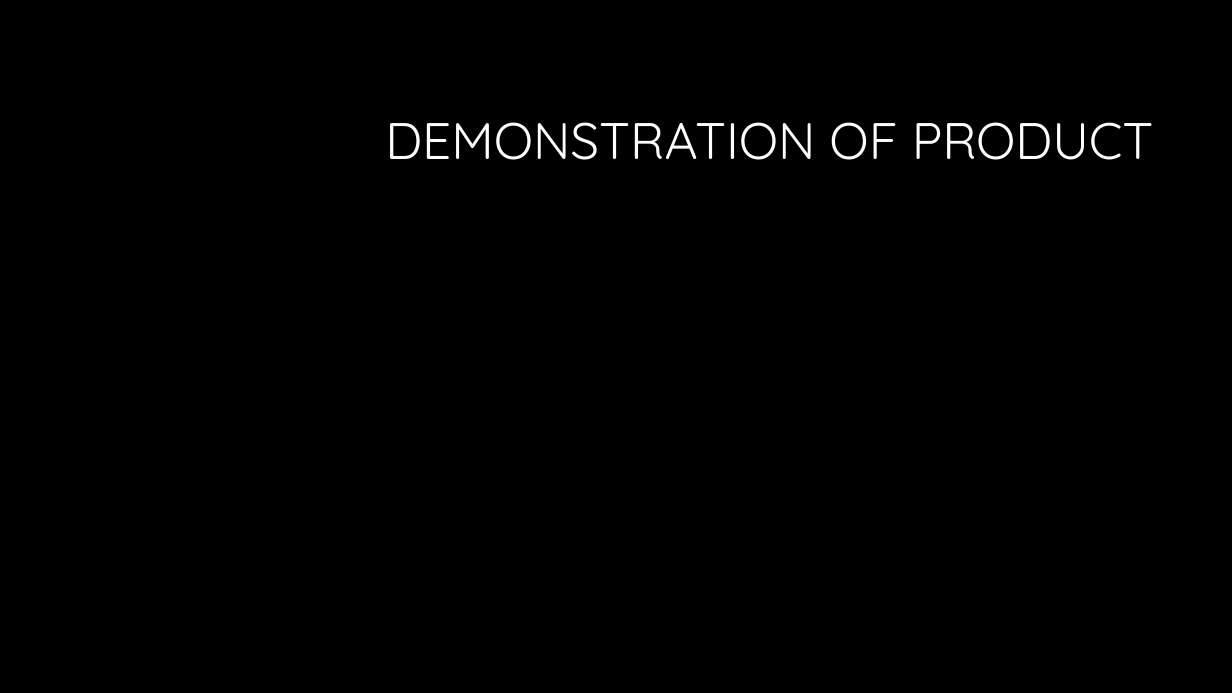
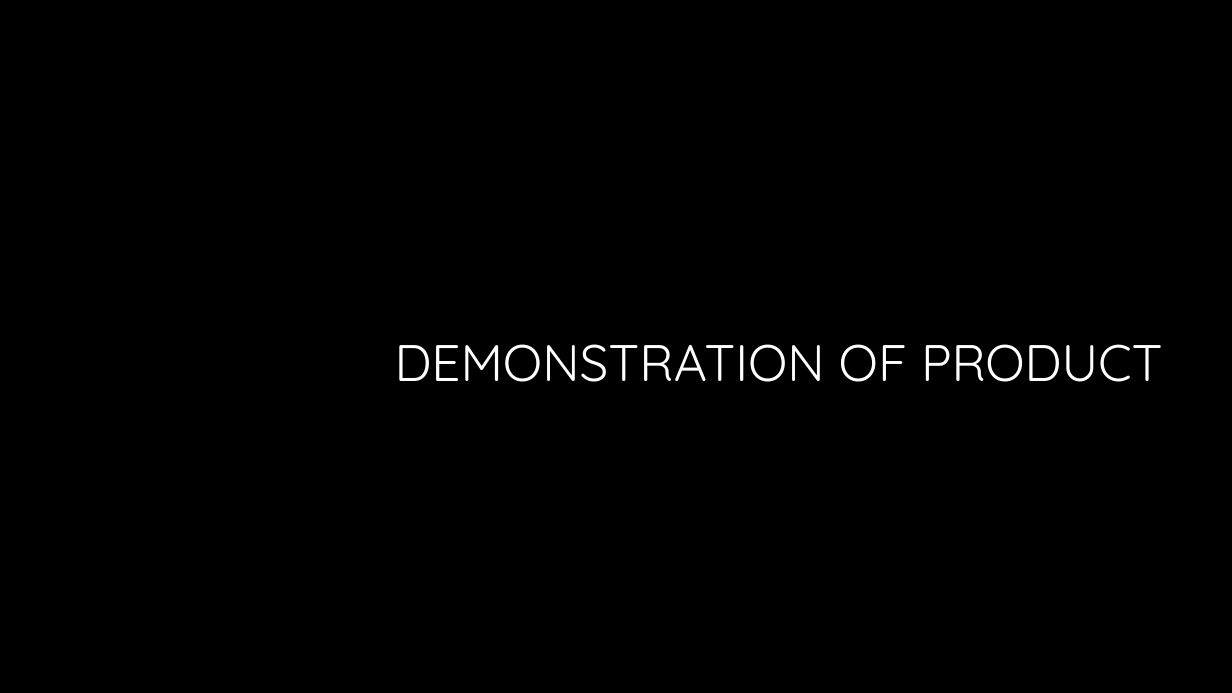
Before and after one commit to mattking976/Final-Year-Work, a slide deck: slide 5 of Architechtures of the internet of things/Semester 2/IOT2/Architectures of the internet of things.pptx. Drawn at 1232x693 pixels with LibreOffice and Linux fonts; fonts in the diff are those of the drawing; background and template pictures are left out. Boxes give left, top, right and bottom in pixels: in the first picture for what was removed or moved away, otherwise in the second. Text is boxed around its words. In the diff, an @@ line names an element or a change of style, - is before the commit and + after.

```diff
--- a/Architechtures of the internet of things/Semester 2/IOT2/Architectures of the internet of things.pptx
+++ b/Architechtures of the internet of things/Semester 2/IOT2/Architectures of the internet of things.pptx
@@ title "DEMONSTRATION OF PRODUCT": place and size @@
-title "DEMONSTRATION OF PRODUCT" at <box>385,122,1154,160</box>
+title "DEMONSTRATION OF PRODUCT" at <box>395,344,1163,382</box>
```
Also in this commit, not shown: 5 other files.
